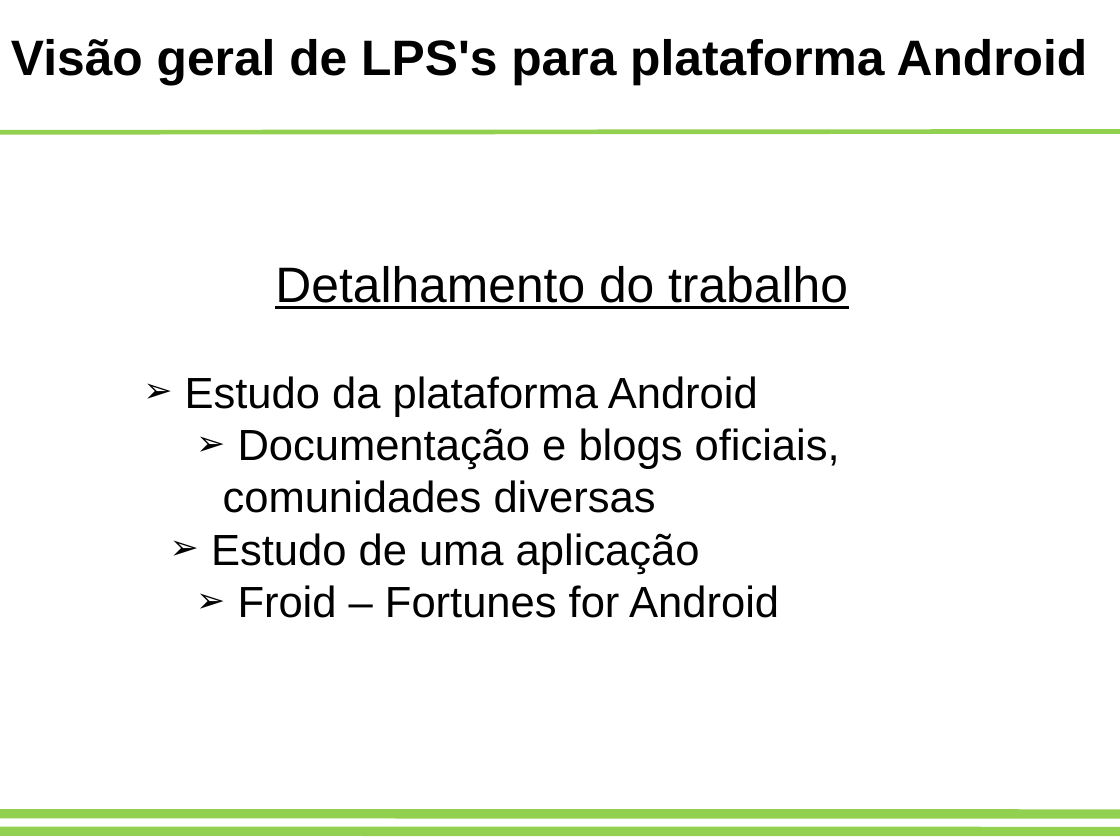
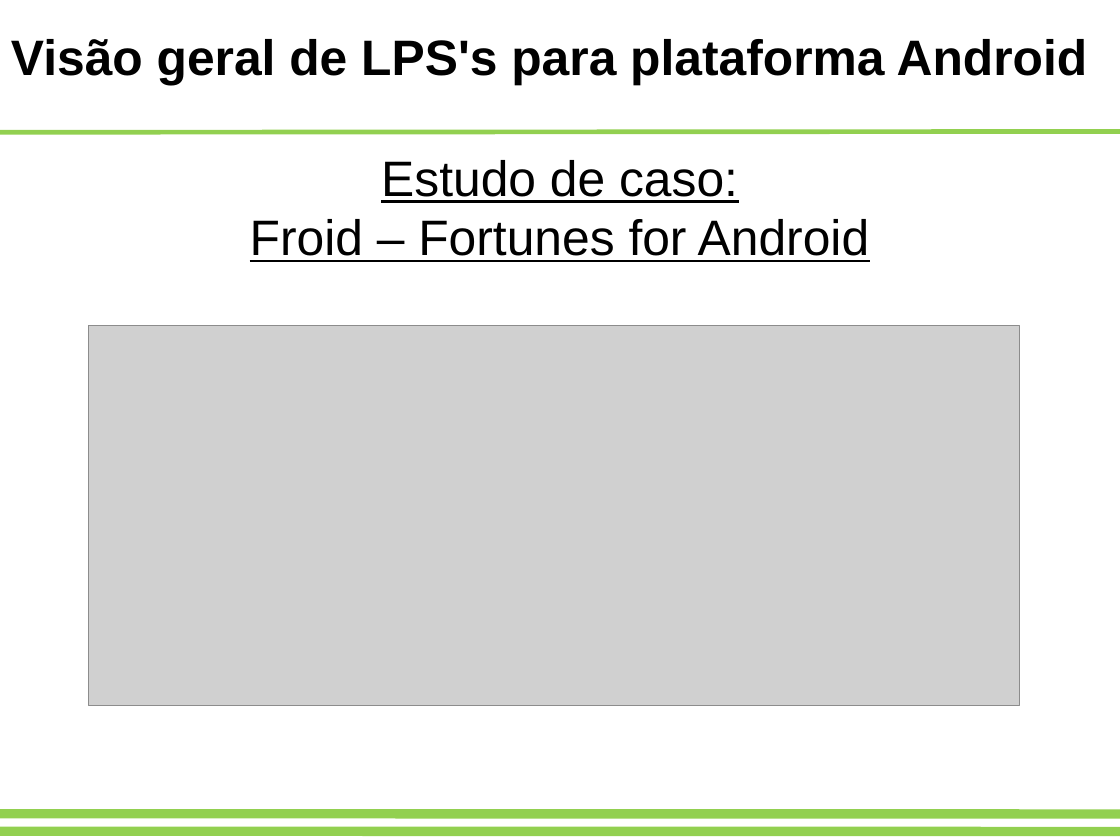
Before and after one commit to adorilson/lps-stuff, a slide deck: slide 15 of trabalhofinal/apresentacao.odp (slide 7 before the commit). Drawn at 1120x840 pixels with LibreOffice and Linux fonts; fonts in the diff are those of the drawing; grey boxes stand for pictures. Boxes give left, top, right and bottom in pixels: in the first picture for what was removed or moved away, otherwise in the second. Text is boxed around its words. In the diff, an @@ line names an element or a change of style, - is before the commit and + after.

```diff
--- a/trabalhofinal/apresentacao.odp
+++ b/trabalhofinal/apresentacao.odp
@@ text "Estudo de caso:": place and size @@
-text "Estudo de caso:" at [185,266,848,618]
+text "Estudo de caso:" at [250,160,870,262]
@@ text at [381,160,738,203]: text changed; size 28 to 32 pt @@
-Detalhamento do trabalho
-➢ Estudo da plataforma Android
-    ➢ Documentação e blogs oficiais, comunidades diversas
-  ➢ Estudo de uma aplicação
+Estudo de caso:
@@ text at [250,219,870,262]: size 28 to 32 pt, underline on in "Froid – Fortunes for Android"; alignment left to centre; bullet ➢ to none; list level 3 to 1 in "Froid – Fortunes for Android" @@
@@ picture added at [88,325,1019,706] @@
```
Also in this commit, not shown: 5 other slides changed, 21 slides added, 3 slides removed, 18 other files.
